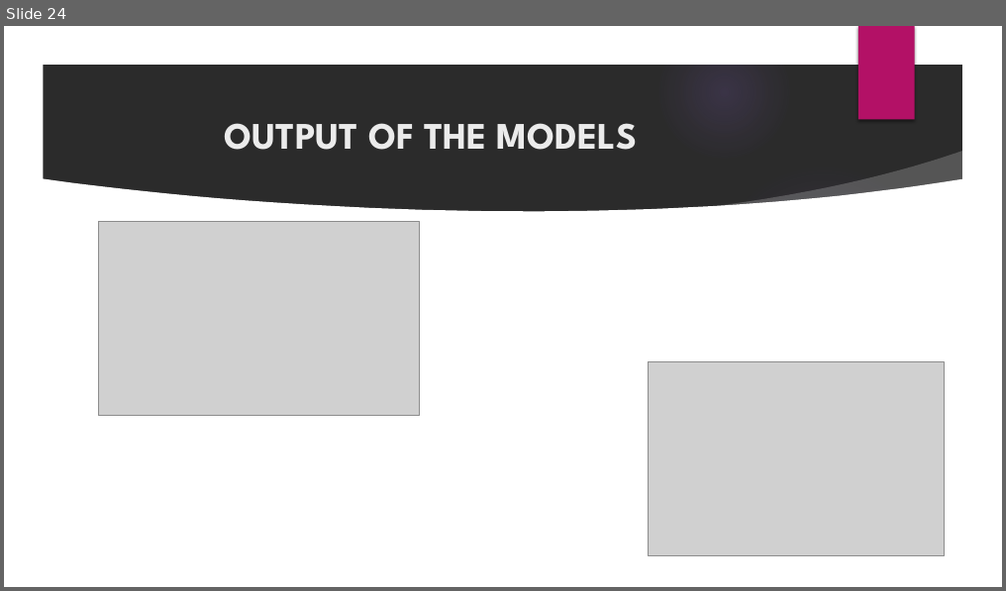
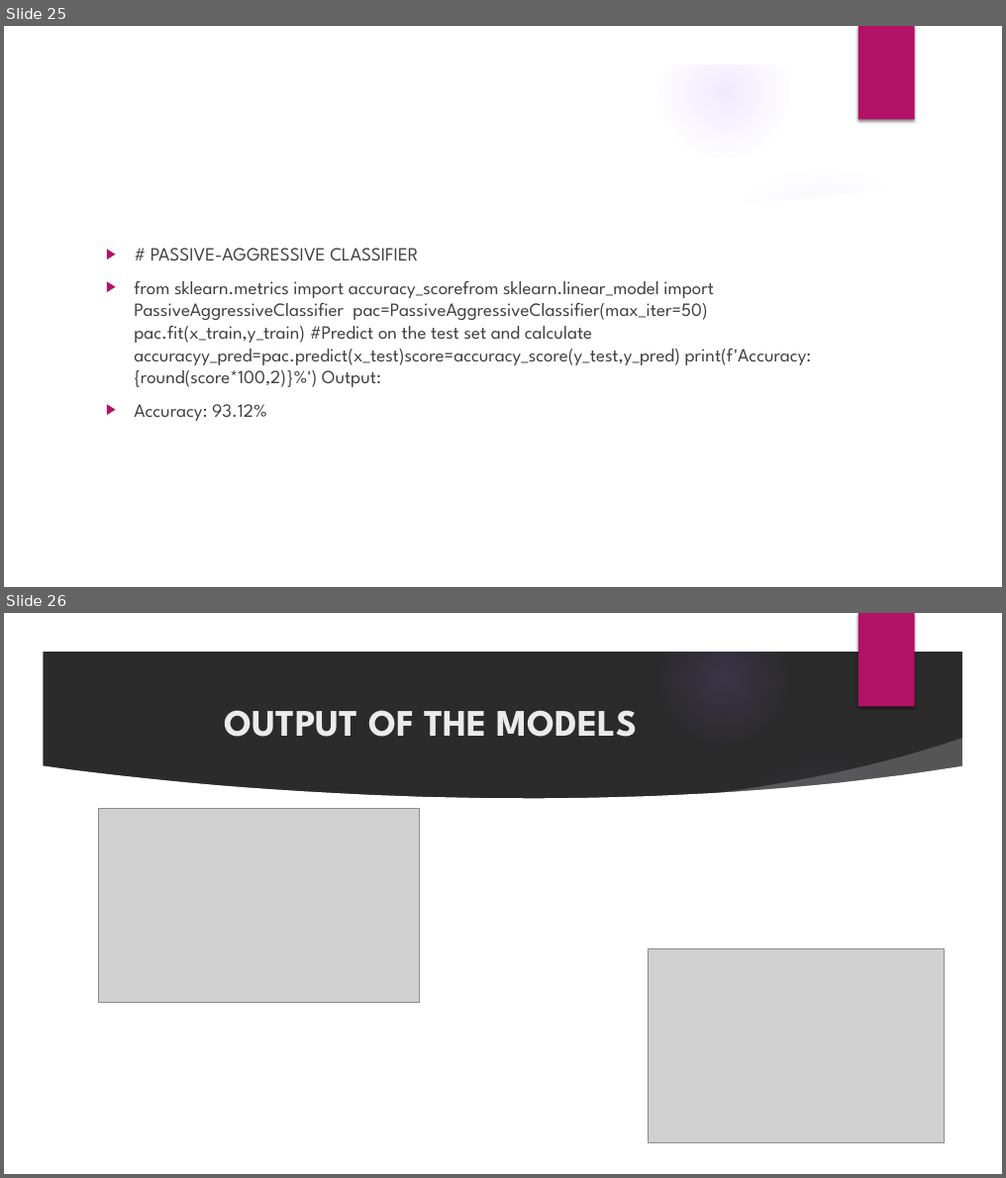
Before and after one commit to atthiliatthili/Fake-News-detection, a slide deck: FAKE NEWS DETECTION USING NLP PPT FF.pptx. Shown one above the other, each under a label of ours: slide 24 before the commit, slides 25 and 26 after it. The pictures are 1006x591 and 1006x1178 pixels, drawn with LibreOffice and Linux fonts; fonts in the diff are those of the drawing; grey boxes stand for pictures; background and template pictures are left out; a plain dark background stands for a picture behind light text. Boxes give left, top, right and bottom in pixels: in the first picture for what was removed or moved away, otherwise in the second. Text is boxed around its words. In the diff, an @@ line names an element or a change of style, - is before the commit and + after.

```diff
--- a/FAKE NEWS DETECTION USING NLP PPT FF.pptx
+++ b/FAKE NEWS DETECTION USING NLP PPT FF.pptx
@@ slide 25 added at <box>4,26,1002,587</box>, background picture (left out); not listed: 9 template elements that a slide beside it also shows @@
@@ text added at <box>134,248,812,421</box>, 18 pt, text #404040 @@
+▶ # PASSIVE-AGGRESSIVE CLASSIFIER
+▶ from sklearn.metrics import accuracy_scorefrom sklearn.linear_model import PassiveAggressiveClassifier pac=PassiveAggressiveClassifier(max_iter=50) pac.fit(x_train,y_train) #Predict on the test set and calculate accuracyy_pred=pac.predict(x_test)score=accuracy_score(y_test,y_pred) print(f'Accuracy: {round(score*100,2)}%') Output:
+▶ Accuracy: 93.12%
@@ what was slide 24 is now slide 26 @@
```
Also in this commit, not shown: 2 slides changed, 1 other slide added.
